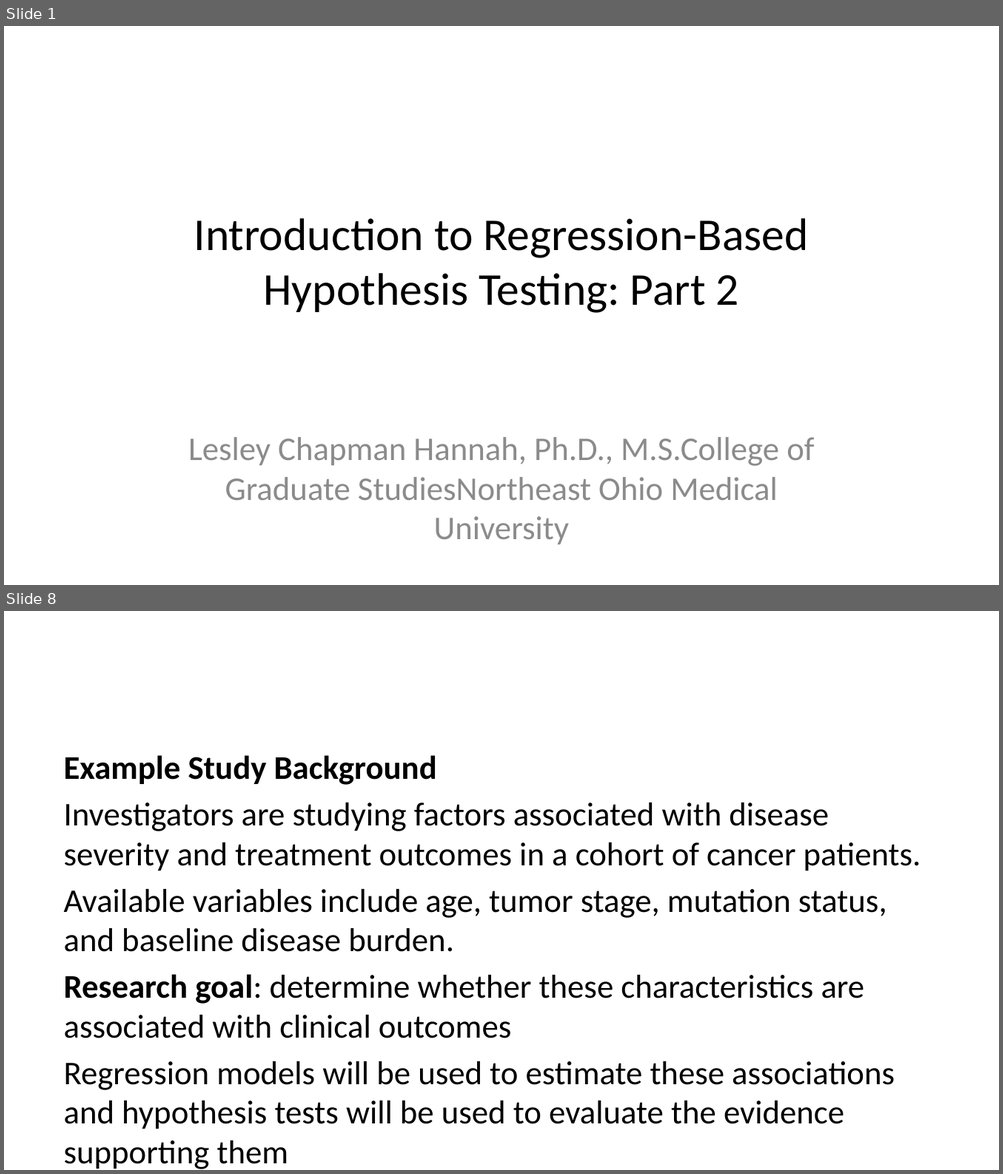
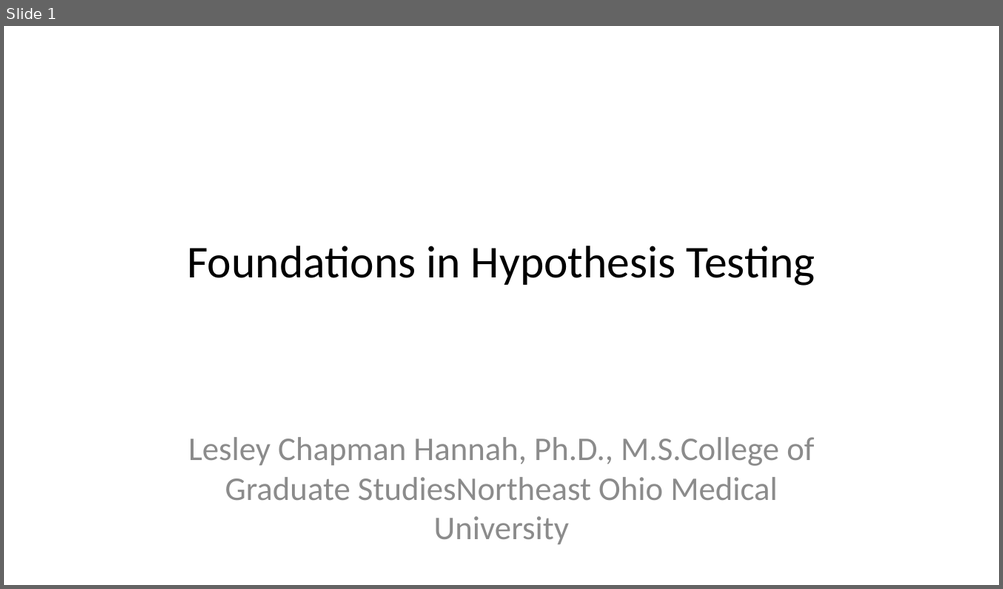
Before and after one commit to lesleymaraina/stats_I_mod_4a_sm1, a slide deck: test_2_082025_pptx.pptx. Shown one above the other, each under a label of ours: slides 1 and 8 before the commit, slide 1 after it; the slides between them are not shown. The pictures are 1003x1174 and 1003x589 pixels, drawn with LibreOffice and Linux fonts; fonts in the diff are those of the drawing. Boxes give left, top, right and bottom in pixels: in the first picture for what was removed or moved away, otherwise in the second. Text is boxed around its words. In the diff, an @@ line names an element or a change of style, - is before the commit and + after.

```diff
--- a/test_2_082025_pptx.pptx
+++ b/test_2_082025_pptx.pptx
@@ slide 8 removed at [4,611,999,1170], background #FFFFFF @@
@@ text removed at [64,755,921,1125] @@
-Example Study Background
-Investigators are studying factors associated with disease severity and treatment outcomes in a cohort of cancer patients.
-Available variables include age, tumor stage, mutation status, and baseline disease burden.
-Research goal: determine whether these characteristics are associated with clinical outcomes
-Regression models will be used to estimate these associations and hypothesis tests will be used to evaluate the evidence supporting them
@@ slide 1 changed as well @@
@@ title at [188,246,815,286]: text changed @@
-Introduction to Regression-Based Hypothesis Testing: Part 2
+Foundations in Hypothesis Testing
```
Also in this commit, not shown: 2 other slides changed, 25 slides added, 22 other slides removed, 4 other files.
